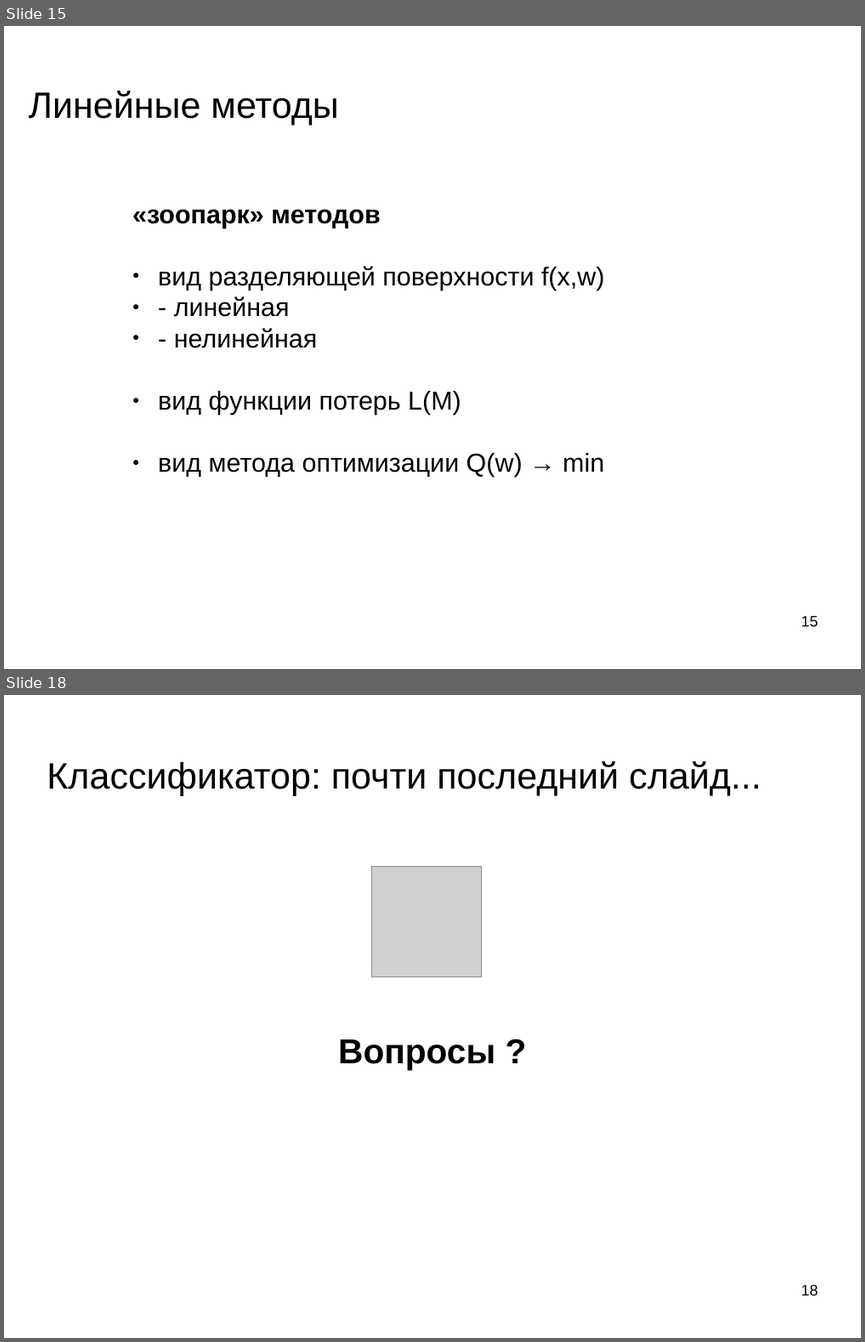
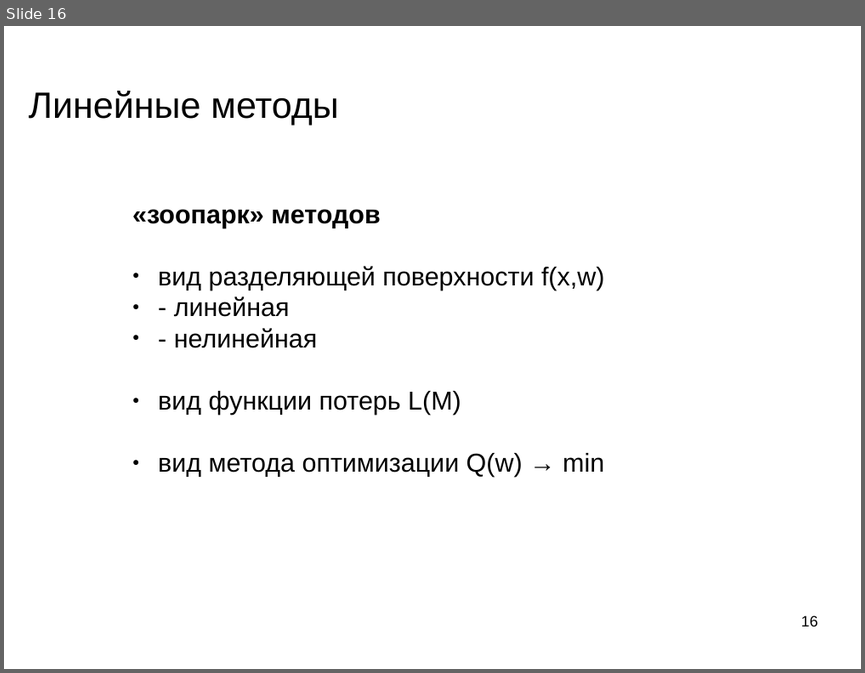
Before and after one commit to mechanoid5/ml_lectorium_legacy, a slide deck: 09-linear.odp. Shown one above the other, each under a label of ours: slides 15 and 18 before the commit, slide 16 after it; the slides between them are not shown. The pictures are 865x1342 and 865x673 pixels, drawn with LibreOffice and Linux fonts; fonts in the diff are those of the drawing; grey boxes stand for pictures; background and template pictures are left out. Boxes give left, top, right and bottom in pixels: in the first picture for what was removed or moved away, otherwise in the second. Text is boxed around its words. In the diff, an @@ line names an element or a change of style, - is before the commit and + after.

```diff
--- a/09-linear.odp
+++ b/09-linear.odp
@@ slide 18 removed at (x1=4, y1=695, x2=861, y2=1338), background picture (left out) @@
@@ title removed at (x1=46, y1=761, x2=761, y2=795) @@
-Классификатор: почти последний слайд...
@@ picture removed at (x1=371, y1=867, x2=482, y2=977) @@
@@ subtitle removed at (x1=338, y1=1039, x2=495, y2=1070) @@
-Вопросы ?
@@ page number removed at (x1=801, y1=1284, x2=818, y2=1295) @@
-18
@@ what was slide 15 is now slide 16 @@
@@ page number at (x1=801, y1=615, x2=818, y2=626): text changed @@
-15
+16
```
Also in this commit, not shown: 5 slides changed, 4 slides added, 1 other slide removed, 5 other files.
